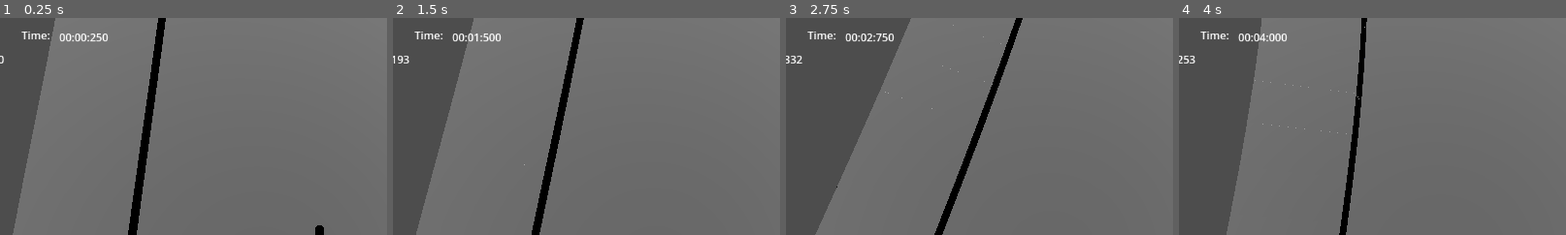
Above: before the commit, frames 1-4 (left to right).
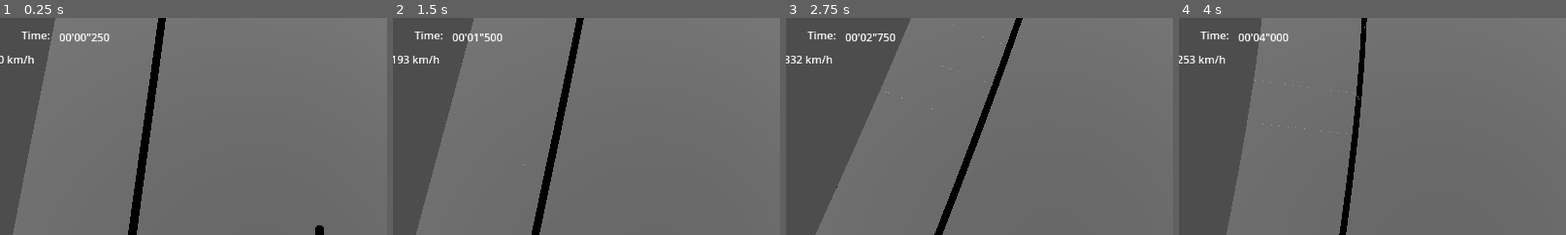
Above: after the commit, the same moments.

Repository: maxrchung/ride_in_the_rain
Game: Godot game, scene res://maps/test_map.tscn
The game is run twice, just before and just after one commit, with the same random seed, the same clock (stepped at 60 frames per second) and the same inputs. This scene is started directly instead of the project's main scene. The engine's default icon, where the game draws it, is replaced by a stand-in: a white triangle on a blue panel in a dark square.
Inputs (mouse positions are % of the whole screen's width and height, from its top left):
- Up to frame 1 (0.25 s): no input
- Up to frame 2 (1.5 s): tap Enter at 0.5 s; move the mouse to (72, 45) at 0.52 s; tap Space (crash) at 0.6, 1.35 s; move the mouse to (30, 55) at 1.27 s
- Up to frame 3 (2.75 s): move the mouse to (60, 28) at 2.02 s; tap Space (crash) at 2.1 s
- Up to frame 4 (4 s): move the mouse to (45, 70) at 2.77 s; tap Space (crash) at 2.85, 3.6 s; move the mouse to (80, 65) at 3.52 s
The pictures show only the part of the screen within x 9-59%, y 0-50%; the shares and areas given below are measured in that part.

The runs differ from the first frame. In frame 1, 0.3% of the frame differs, in the area x 2-29%, y 7-21%; in frame 2, 0.3%; in frame 3, 0.3%; in frame 4, 0.3%, in the area x 5-29%, y 7-21%.

Commit message:
update time formatting

Diff:
--- a/maps/test_map.gd
+++ b/maps/test_map.gd
@@ -26,13 +26,13 @@
 	else:
 		$Hud/TimeText.text = format_time(Time.get_unix_time_from_system() - start_time)
 
-	$Hud/SpeedText.text = str(int($Bicycle.current_velocity))
+	$Hud/SpeedText.text = str(int($Bicycle.current_velocity)) + " km/h"
 
 func format_time(time):
 	var minutes = int(time / 60)
 	var seconds = int(time - (minutes * 60))
 	var milliseconds = int( (time - (minutes * 60) - seconds) * 1000)
-	var display = "%02d" % minutes + ":" + "%02d" % seconds + ":" + "%03d" % milliseconds
+	var display = "%02d" % minutes + "'" + "%02d" % seconds + "\"" + "%03d" % milliseconds
 	return display
 
 @rpc
